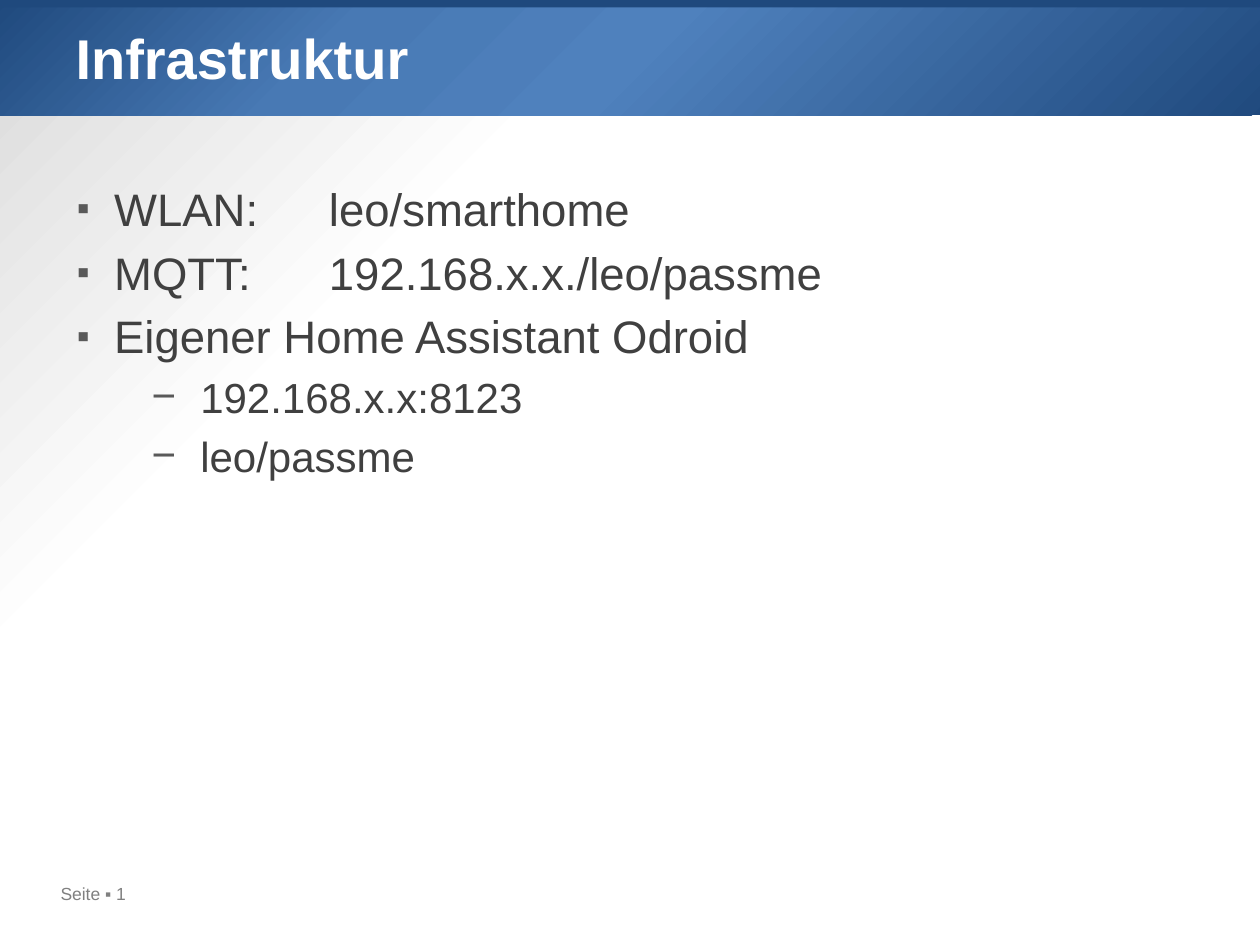
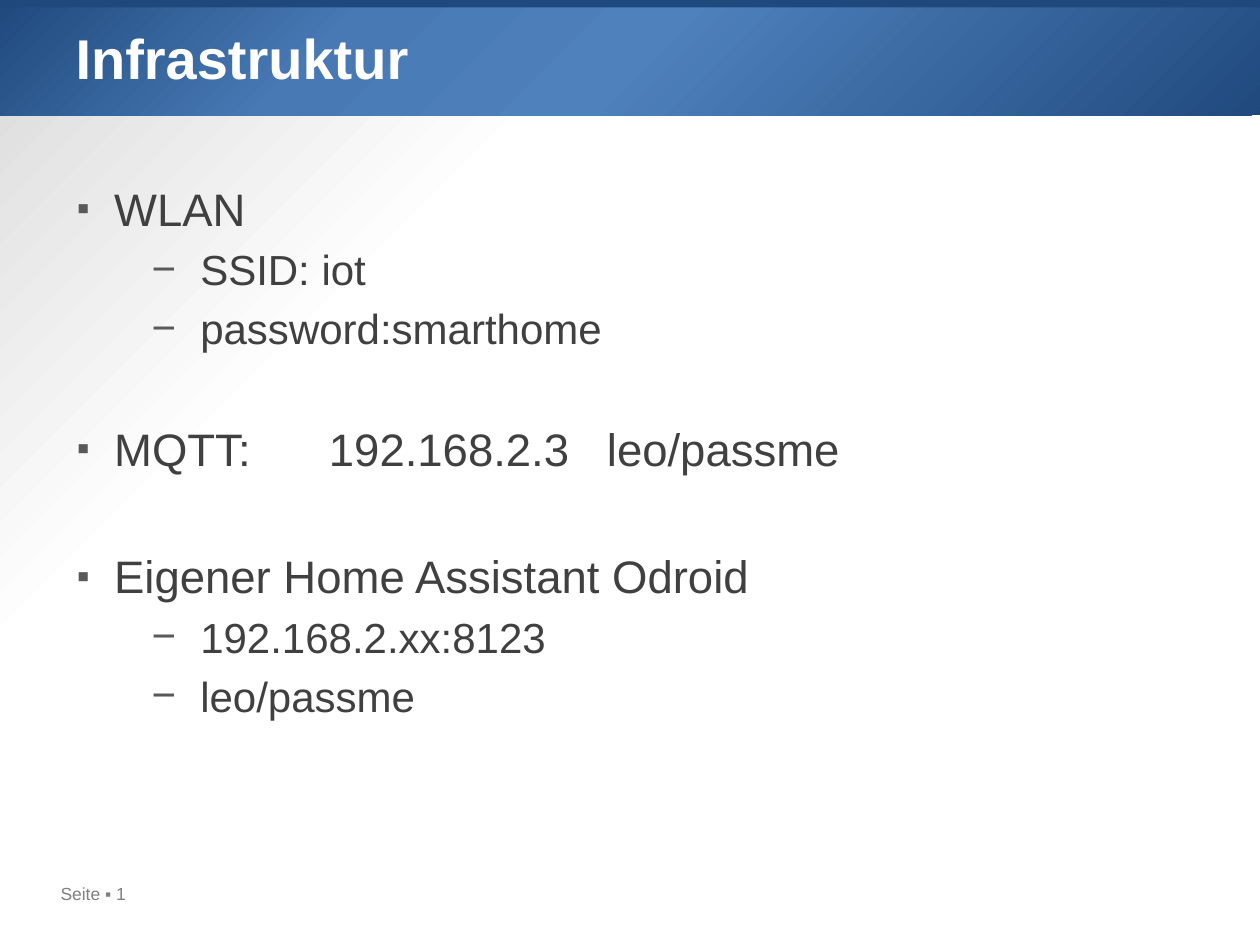
Before and after one commit to htl-leo/iot-samstag, a slide deck: slide 1 of 2025-02-08/Infrastructure.pptx. Drawn at 1260x945 pixels with LibreOffice and Linux fonts; fonts in the diff are those of the drawing. Boxes give left, top, right and bottom in pixels: in the first picture for what was removed or moved away, otherwise in the second. Text is boxed around its words. In the diff, an @@ line names an element or a change of style, - is before the commit and + after.

```diff
--- a/2025-02-08/Infrastructure.pptx
+++ b/2025-02-08/Infrastructure.pptx
@@ text at [114, 194, 840, 475]: text changed @@
-▪ WLAN: leo/smarthome
-▪ MQTT: 192.168.x.x./leo/passme
+▪ WLAN
+  − SSID: iot
+  − password:smarthome
+▪ MQTT: 192.168.2.3 leo/passme
@@ text at [200, 623, 545, 654]: text changed @@
-  − 192.168.x.x:8123
+  − 192.168.2.xx:8123
```
Also in this commit, not shown: 9 other files.
